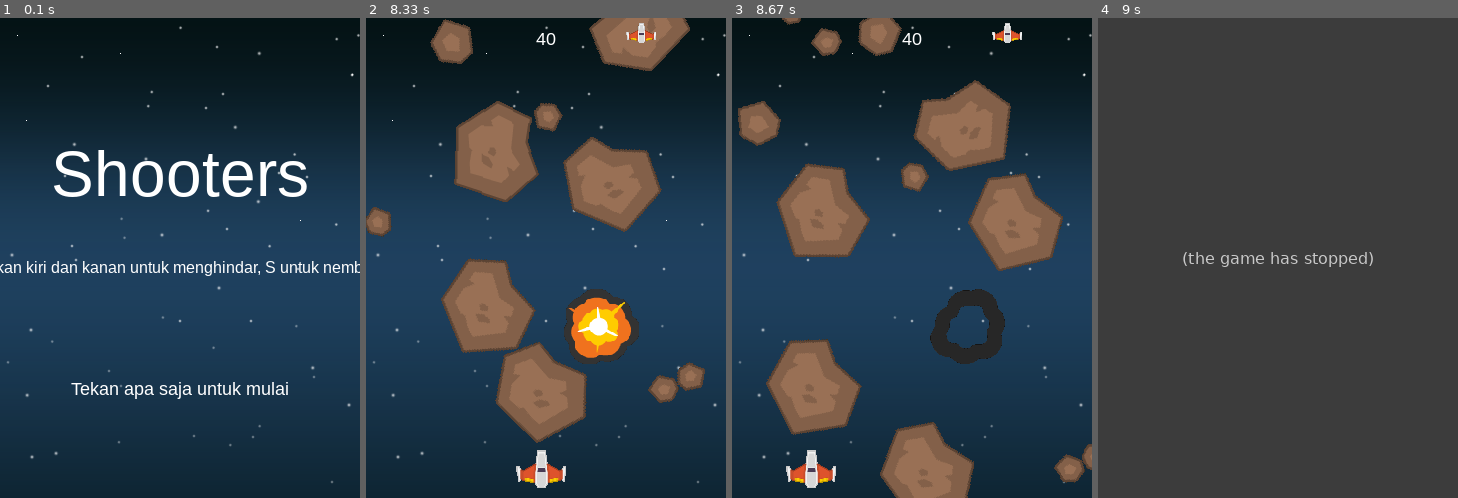
Above: before the commit, frames 1-4 (left to right).
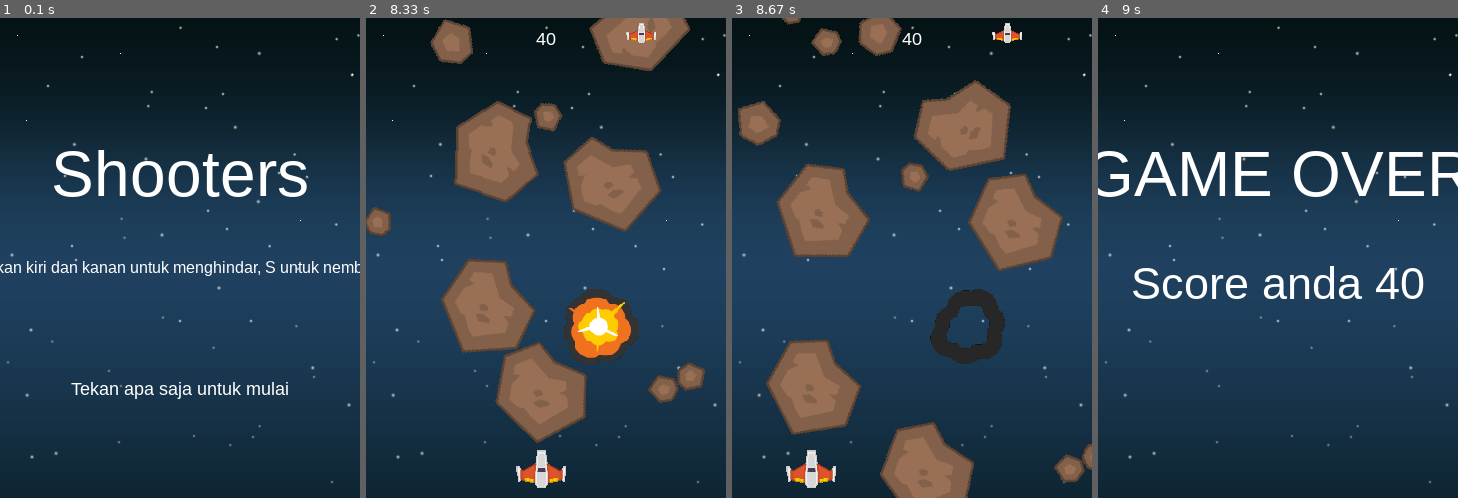
Above: after the commit, the same moments.

Repository: anantapk03/Tubes-PBO-Pygame
Game: pygame game, started from index.py
Two runs of this game, one before a commit and one after it. Both use one fixed random seed, a clock stepped at 60 frames per second and the inputs below.
Inputs:
- Up to frame 1 (0.1 s): no input
- Up to frame 2 (8.33 s): hold Right 0.33-0.8 s; hold Right 0.83-1.3 s; hold Left 1.33-1.87 s; hold Left 1.9-2.3 s; tap S at 3, 3.48, 4.98, 6.65, 8.15 s; hold Left 3.33-3.8 s; hold Right 3.83-4.3 s; hold Right 4.33-4.8 s; hold Left 4.83-5.37 s; hold Left 5.4-5.8 s; hold Right 5.83-6.47 s; hold Left 6.5-6.97 s; hold Right 7-7.47 s; hold Right 7.5-7.97 s; hold Left from 8 s (still down)
- Up to frame 3 (8.67 s): release Left at 8.53 s
- Up to frame 4 (9 s): no input

Frames 1-3 are identical in both runs. In frame 4, 100% of the frame differs, in the area x 0-100%, y 0-100%.
Before the commit the program exited at 8.75 s; later frames show no game.

Commit message:
game over screen

Diff:
--- a/index.py
+++ b/index.py
@@ -64,6 +64,7 @@
 
         # jika nyawa player abis
         if player.lives < 1 and death_explosion.alive():
+            Menu.show_gameover_screen(score)
             running = False
 
 
--- a/menu.py
+++ b/menu.py
@@ -25,3 +25,17 @@
                     pygame.quit()
                 if event.type == pygame.KEYUP:
                     waiting = False
+
+    def show_gameover_screen(score):
+        screen.blit(background, background_rect)
+        draw_text(screen, "GAME OVER", 64, WIDTH / 2, HEIGHT / 4)
+        draw_text(screen, "Score anda {}".format(score), 45, WIDTH / 2, HEIGHT / 2)
+        pygame.display.flip()
+        waiting = True
+        while waiting:
+            clock.tick(FPS)
+            for event in pygame.event.get():
+                if event.type == pygame.QUIT:
+                    pygame.quit()
+                if event.type == pygame.KEYUP:
+                    waiting = False
--- a/window.py
+++ b/window.py
@@ -13,6 +13,7 @@
 WIDTH  = 360
 HEIGHT = 480
 FPS = 60
+
 
 #inisiasi pygame dan buat window
 pygame.init()
@@ -38,6 +39,7 @@
     meteor_img.append(pygame.image.load(path.join(asset, img)).convert())
 player_mini_img = pygame.transform.scale(player_img, (30, 20))
 player_mini_img.set_colorkey(BLACK)
+game_over_img = pygame.image.load(path.join(asset, "playerShip1_orange.png")).convert()
 
 
 
Binary file added: img/gameover.png
Not shown, changed: class_diagram.drawio
